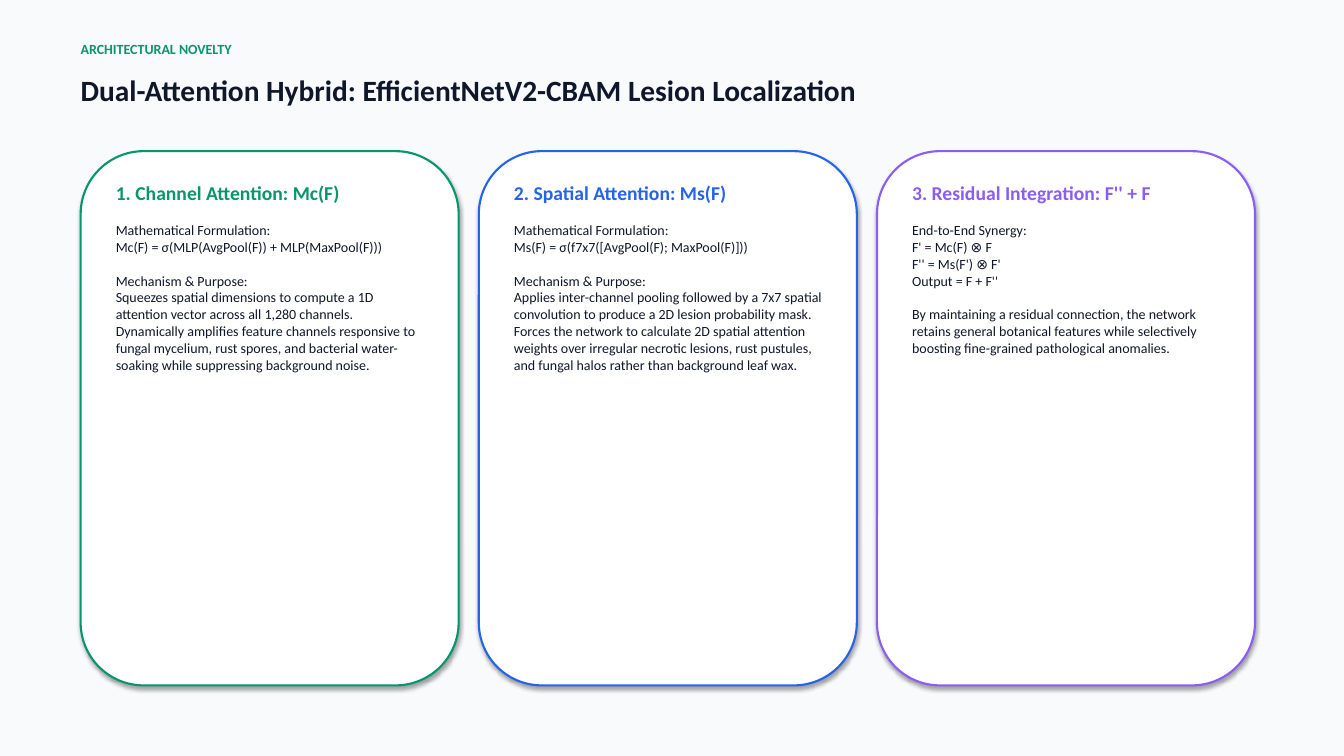
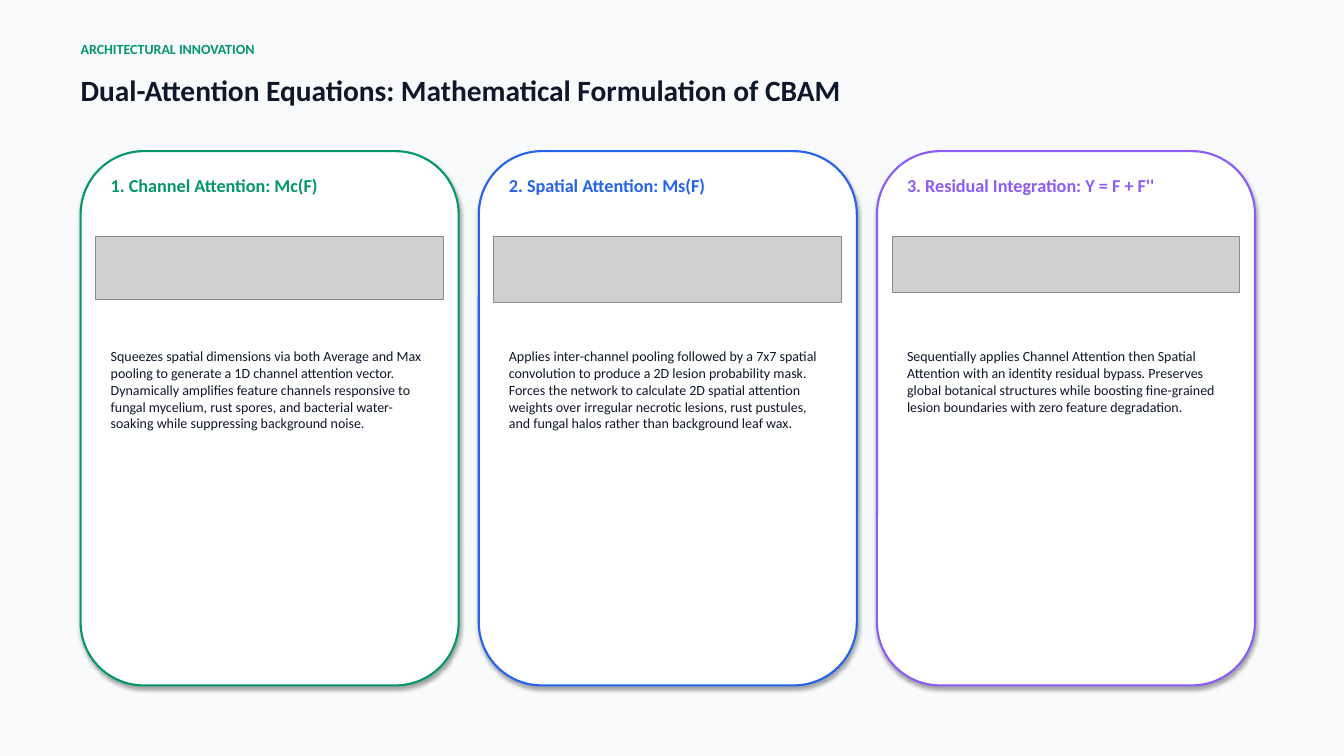
Before and after one commit to mokshit007/DL-crop-disease-detections, a slide deck: slide 6 of CropSense_AI_Official_Presentation.pptx. Drawn at 1344x756 pixels with LibreOffice and Linux fonts; fonts in the diff are those of the drawing; grey boxes stand for pictures. Boxes give left, top, right and bottom in pixels: in the first picture for what was removed or moved away, otherwise in the second. Text is boxed around its words. In the diff, an @@ line names an element or a change of style, - is before the commit and + after.

Commit message:
Add Quantitative Disease Severity Staging engine, LaTeX equation renderings in presentation, and updated UI/reports

```diff
--- a/CropSense_AI_Official_Presentation.pptx
+++ b/CropSense_AI_Official_Presentation.pptx
@@ text at (81,45,254,54): text changed @@
-ARCHITECTURAL NOVELTY
+ARCHITECTURAL INNOVATION
@@ text at (81,80,840,106): text changed @@
-Dual-Attention Hybrid: EfficientNetV2-CBAM Lesion Localization
+Dual-Attention Equations: Mathematical Formulation of CBAM
@@ text added at (111,178,317,195), 13 pt, text #059669, bold @@
+1. Channel Attention: Mc(F)
@@ text added at (509,178,705,195), 13 pt, text #2563EB, bold @@
+2. Spatial Attention: Ms(F)
@@ text added at (907,179,1155,195), 13 pt, text #8B5CF6, bold @@
+3. Residual Integration: Y = F + F''
@@ text removed at (912,186,1197,356) @@
-3. Residual Integration: F'' + F
-End-to-End Synergy:
-F' = Mc(F) ⊗ F
-F'' = Ms(F') ⊗ F'
-Output = F + F''
-By maintaining a residual connection, the network retains general botanical features while selectively boosting fine-grained pathological anomalies.
@@ picture added at (96,237,444,300) @@
@@ picture added at (494,237,842,302) @@
@@ picture added at (892,237,1240,292) @@
@@ text at (111,351,422,431): text changed @@
-1. Channel Attention: Mc(F)
-Mathematical Formulation:
-Mc(F) = σ(MLP(AvgPool(F)) + MLP(MaxPool(F)))
-Mechanism & Purpose:
-Squeezes spatial dimensions to compute a 1D attention vector across all 1,280 channels. Dynamically amplifies feature channels responsive to fungal mycelium, rust spores, and bacterial water-soaking while suppressing background noise.
+Squeezes spatial dimensions via both Average and Max pooling to generate a 1D channel attention vector. Dynamically amplifies feature channels responsive to fungal mycelium, rust spores, and bacterial water-soaking while suppressing background noise.
@@ text at (509,351,817,431): text changed @@
-2. Spatial Attention: Ms(F)
-Mathematical Formulation:
-Ms(F) = σ(f7x7([AvgPool(F); MaxPool(F)]))
-Mechanism & Purpose:
-Applies inter-channel pooling followed by a 7x7 spatial convolution to produce a 2D lesion probability mask. Forces the network to calculate 2D spatial attention weights over irregular necrotic lesions, rust pustules, and fungal halos rather than background leaf wax.
+Applies inter-channel pooling followed by a 7x7 spatial convolution to produce a 2D lesion probability mask. Forces the network to calculate 2D spatial attention weights over irregular necrotic lesions, rust pustules, and fungal halos rather than background leaf wax.
@@ text added at (907,351,1215,415), 10 pt, text #0F172A @@
+Sequentially applies Channel Attention then Spatial Attention with an identity residual bypass. Preserves global botanical structures while boosting fine-grained lesion boundaries with zero feature degradation.
```
Also in this commit, not shown: 6 other slides changed, 1 slide added, 11 other files.
